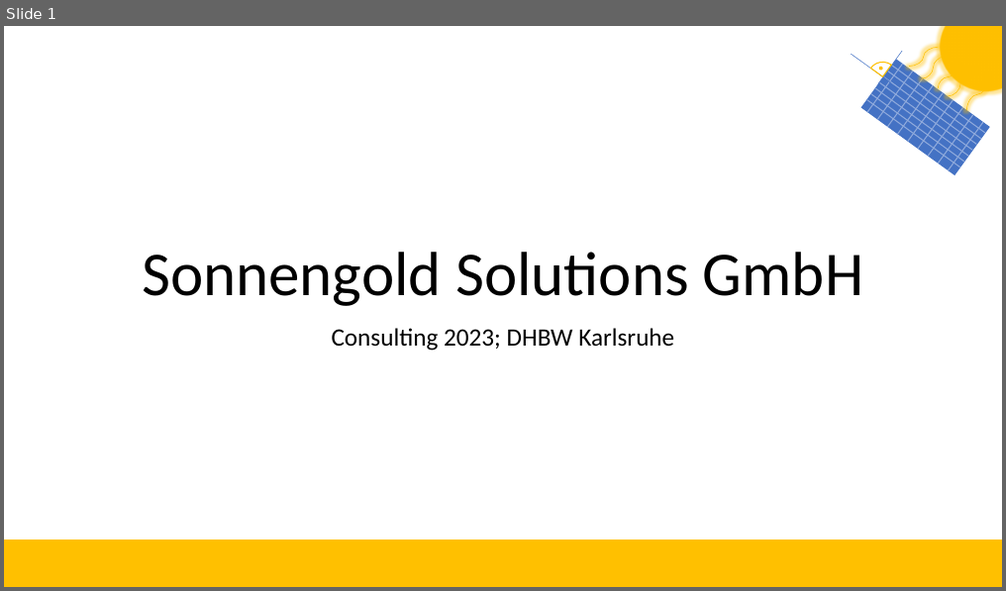
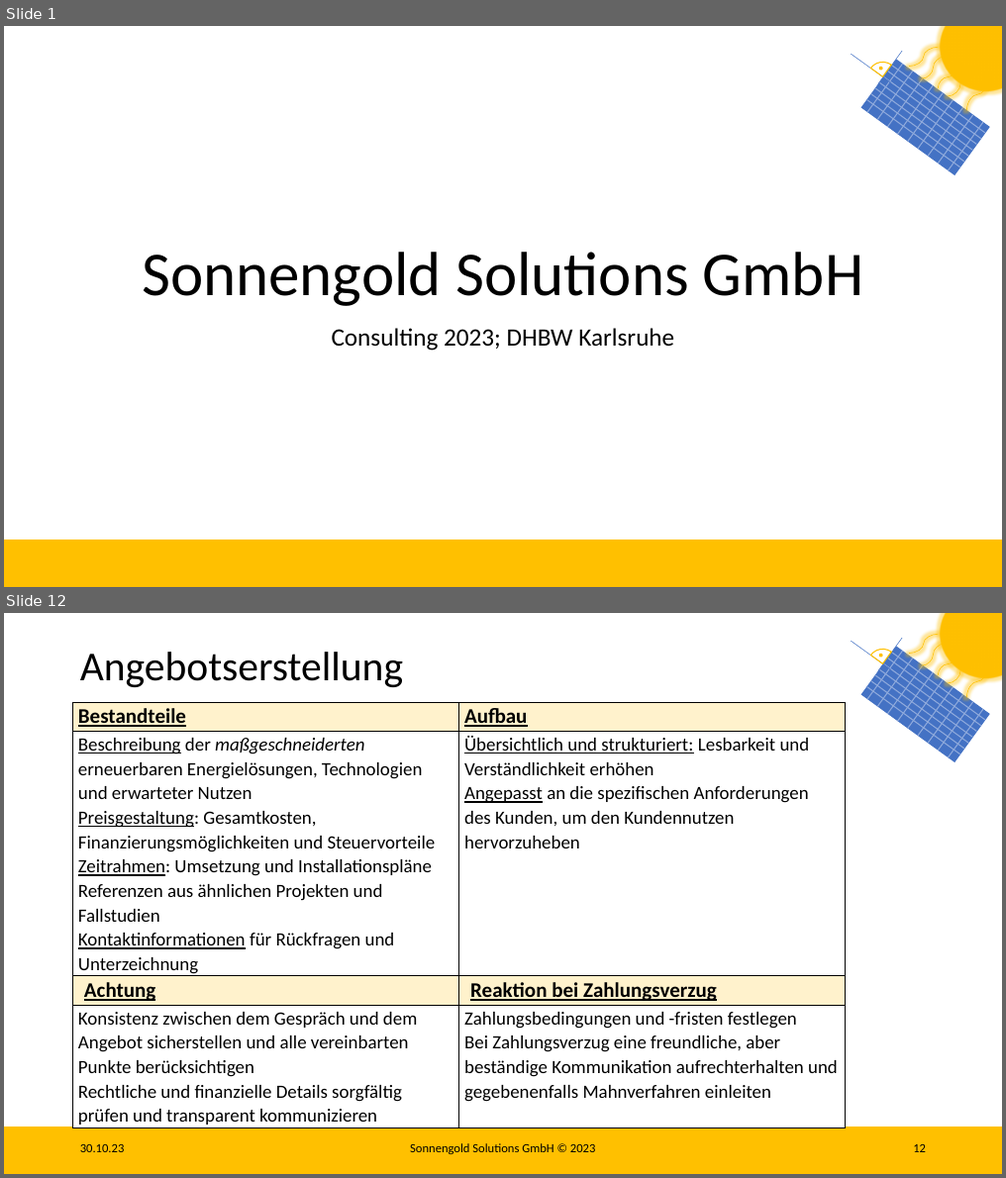
Before and after one commit to Lukas2104/sonnengold-solutions, a slide deck: ConsultingAbschlusspräsentation.pptx. Shown one above the other, each under a label of ours: slide 1 before the commit, slides 1 and 12 after it; the slides between them are not shown. The pictures are 1006x591 and 1006x1178 pixels, drawn with LibreOffice and Linux fonts; fonts in the diff are those of the drawing. Boxes give left, top, right and bottom in pixels: in the first picture for what was removed or moved away, otherwise in the second. Text is boxed around its words. In the diff, an @@ line names an element or a change of style, - is before the commit and + after.

```diff
--- a/ConsultingAbschlusspräsentation.pptx
+++ b/ConsultingAbschlusspräsentation.pptx
@@ slide 12 added at [4,613,1002,1174], background #FFFFFF; not listed: 28 template elements that a slide beside it also shows @@
@@ title added at [80,652,403,687], 39.6 pt, text #000000 @@
+Angebotserstellung
@@ table added at [73,702,846,1129], 4 rows, 2 columns @@
+Bestandteile | Aufbau
+Beschreibung der maßgeschneiderten erneuerbaren Energielösungen, Technologien und erwarteter Nutzen / Preisgestaltung: Gesamtkosten, Finanzierungsmöglichkeiten und Steuervorteile / Zeitrahmen: Umsetzung und Installationspläne / Referenzen aus ähnlichen Projekten und Fallstudien / Kontaktinformationen für Rückfragen und Unterzeichnung | Übersichtlich und strukturiert: Lesbarkeit und Verständlichkeit erhöhen / Angepasst an die spezifischen Anforderungen des Kunden, um den Kundennutzen hervorzuheben
+Achtung | Reaktion bei Zahlungsverzug
+Konsistenz zwischen dem Gespräch und dem Angebot sicherstellen und alle vereinbarten Punkte berücksichtigen / Rechtliche und finanzielle Details sorgfältig prüfen und transparent kommunizieren | Zahlungsbedingungen und -fristen festlegen / Bei Zahlungsverzug eine freundliche, aber beständige Kommunikation aufrechterhalten und gegebenenfalls Mahnverfahren einleiten
@@ text added at [80,1145,125,1153], 12 pt, text #000000 @@
+30.10.23
@@ text added at [410,1144,596,1155], 12 pt, text #000000 @@
+Sonnengold Solutions GmbH © 2023
@@ page number added at [913,1145,926,1153], 12 pt, text #000000 @@
+12
```
Also in this commit, not shown: 8 slides changed, 4 other slides added.
